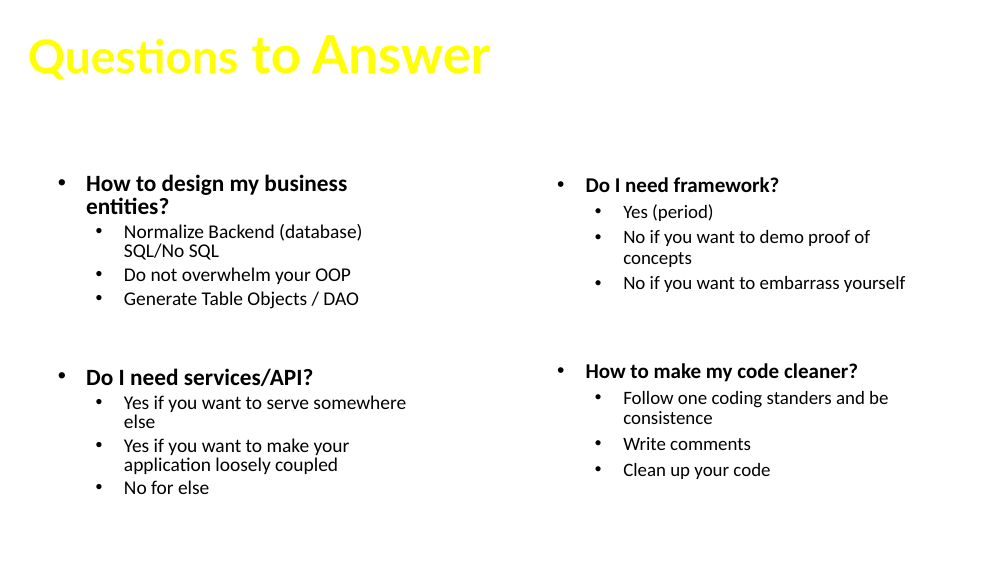
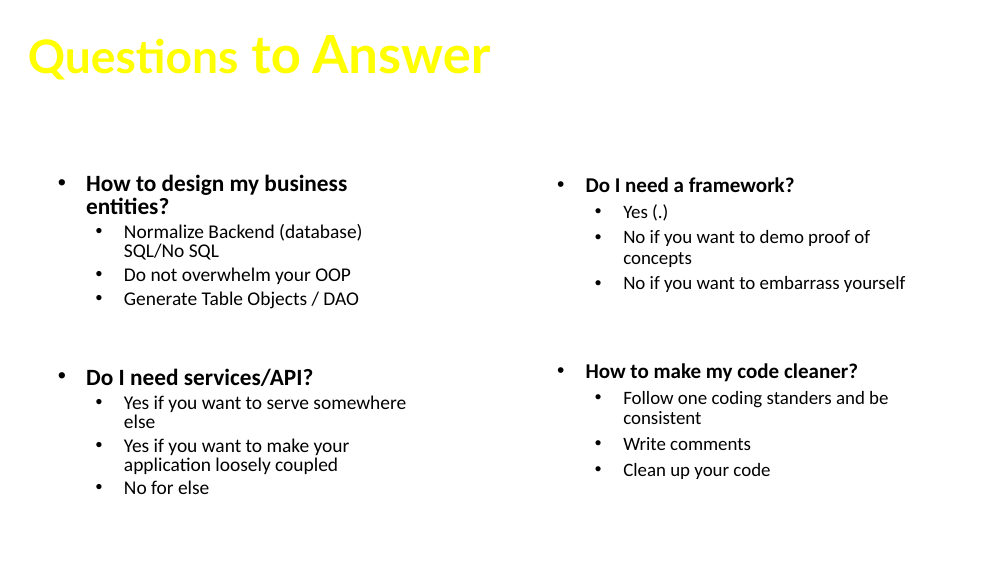
Before and after one commit to cfclick/CFSummit2016, a slide deck: slide 5 of powerpoint/architect/Crafting CF App Like An Architect.pptx. Drawn at 1008x567 pixels with LibreOffice and Linux fonts; fonts in the diff are those of the drawing; background and template pictures are left out. Boxes give left, top, right and bottom in pixels: in the first picture for what was removed or moved away, otherwise in the second. Text is boxed around its words. In the diff, an @@ line names an element or a change of style, - is before the commit and + after.

```diff
--- a/powerpoint/architect/Crafting CF App Like An Architect.pptx
+++ b/powerpoint/architect/Crafting CF App Like An Architect.pptx
@@ text at <box>586,177,795,218</box>: text changed @@
-• Do I need framework?
-  • Yes (period)
+• Do I need a framework?
+  • Yes (.)
@@ text at <box>623,391,888,424</box>: text changed @@
-  • Follow one coding standers and be consistence
+  • Follow one coding standers and be consistent
```
Also in this commit, not shown: 2 other slides changed, 1 other file.
